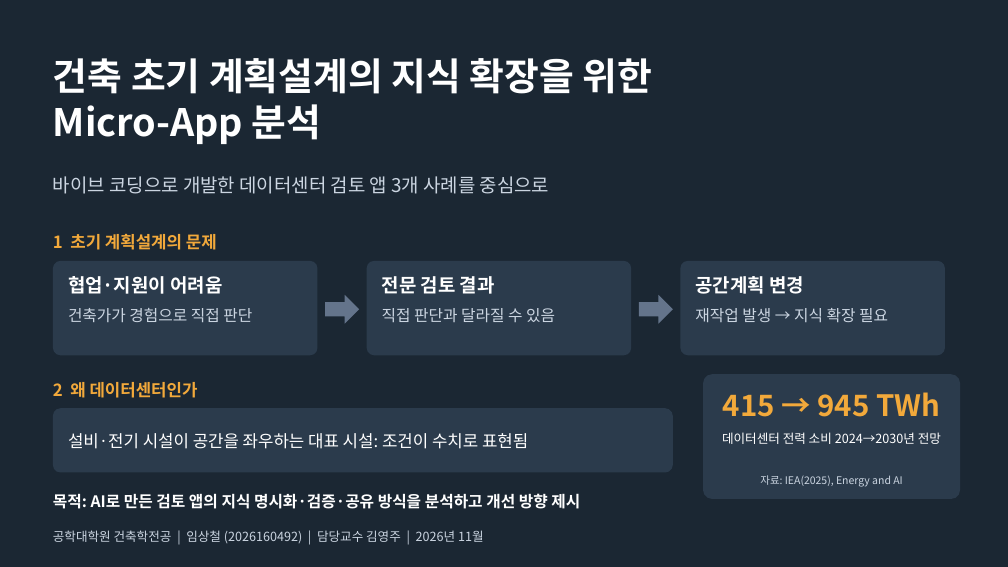
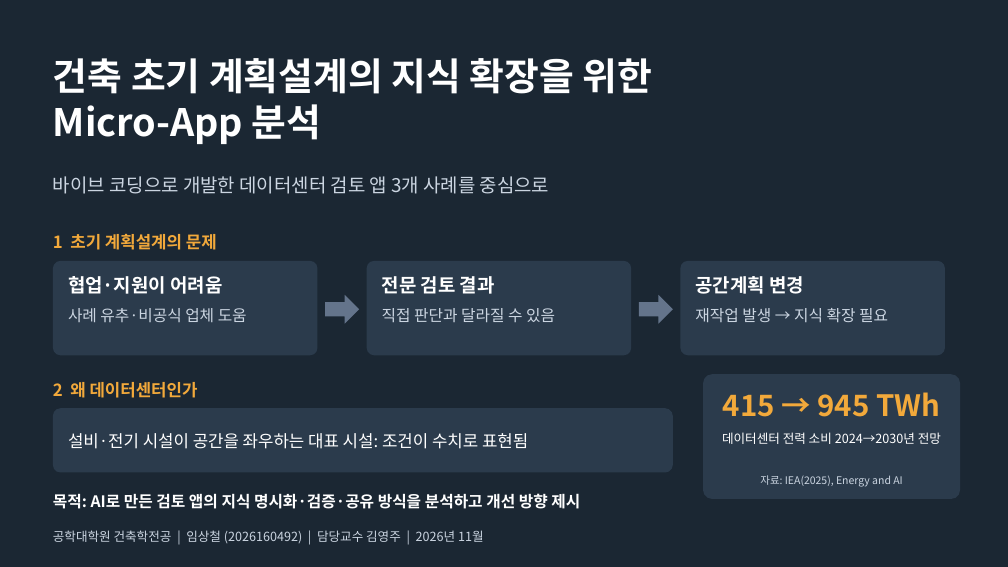
Before and after one commit to sangchuls/pango-gmp, a slide deck: slide 1 of research/발표자료_4장.pptx. Drawn at 1008x567 pixels with LibreOffice and Linux fonts; fonts in the diff are those of the drawing. Boxes give left, top, right and bottom in pixels: in the first picture for what was removed or moved away, otherwise in the second. Text is boxed around its words. In the diff, an @@ line names an element or a change of style, - is before the commit and + after.

```diff
--- a/research/발표자료_4장.pptx
+++ b/research/발표자료_4장.pptx
@@ text at (x1=68, y1=308, x2=247, y2=322): text changed @@
-건축가가 경험으로 직접 판단
+사례 유추·비공식 업체 도움
```
Also in this commit, not shown: 1 other slide changed, 5 other files.
